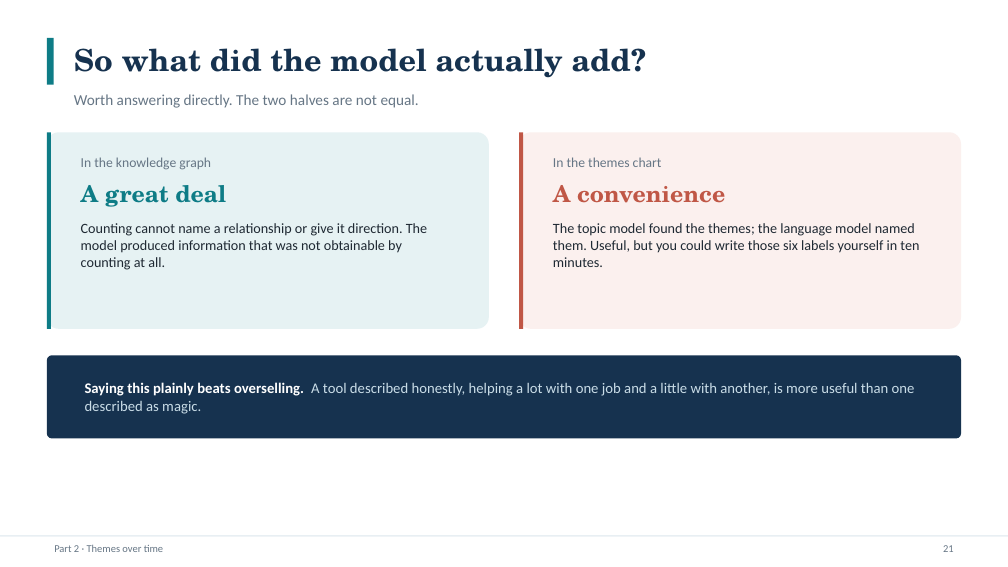
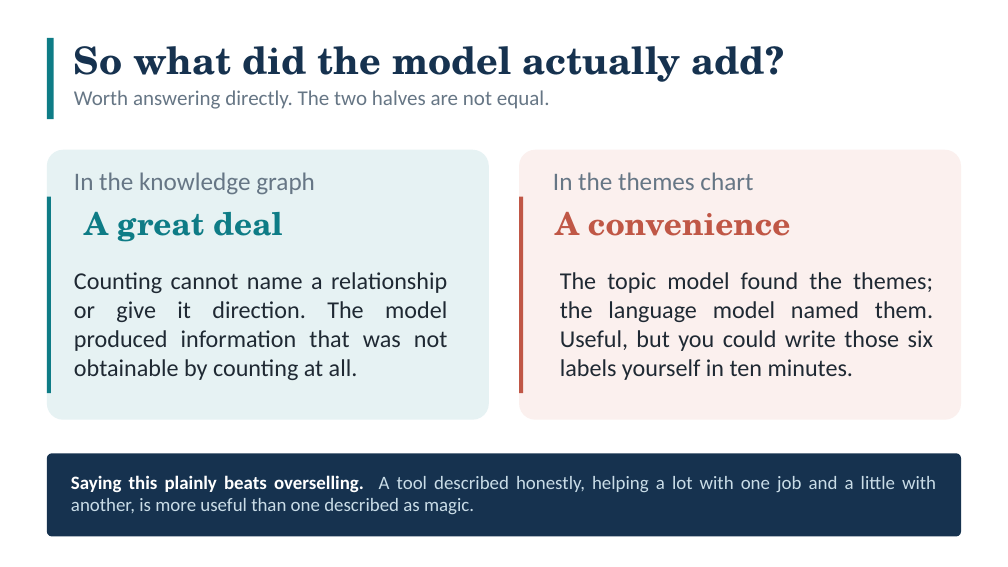
Before and after one commit to smalljosephd/SICSS-Nigeria-2026_LLM_Viz_R, a slide deck: slide 21 of slides/SICSS_LLM_Visualization_Session.pptx. Drawn at 1008x567 pixels with LibreOffice and Linux fonts; fonts in the diff are those of the drawing. Boxes give left, top, right and bottom in pixels: in the first picture for what was removed or moved away, otherwise in the second. Text is boxed around its words. In the diff, an @@ line names an element or a change of style, - is before the commit and + after.

```diff
--- a/slides/SICSS_LLM_Visualization_Session.pptx
+++ b/slides/SICSS_LLM_Visualization_Session.pptx
@@ rectangle resized from (x1=47, y1=38, x2=54, y2=85) to (x1=47, y1=38, x2=54, y2=119) @@
@@ text "So what did the model ..." at (x1=74, y1=46, x2=784, y2=82): size 29 to 36 pt @@
@@ text "Worth answering directly. The two ..." at (x1=74, y1=90, x2=550, y2=109): size 14.5 to 20 pt @@
@@ rounded rectangle resized from (x1=47, y1=132, x2=489, y2=329) to (x1=47, y1=150, x2=489, y2=420) @@
@@ text "In the knowledge graph" at (x1=74, y1=172, x2=315, y2=194): size 13 to 24 pt @@
@@ text "In the knowledge graph" moved from (x1=81, y1=157, x2=211, y2=169) to (x1=74, y1=172, x2=315, y2=194) @@
@@ rounded rectangle resized from (x1=520, y1=132, x2=962, y2=329) to (x1=520, y1=150, x2=962, y2=420) @@
@@ text "In the themes chart" moved from (x1=553, y1=157, x2=662, y2=167) to (x1=553, y1=172, x2=753, y2=190) @@
@@ text "In the themes chart" at (x1=553, y1=172, x2=753, y2=190): size 13 to 24 pt @@
@@ rectangle moved from (x1=47, y1=132, x2=51, y2=329) to (x1=47, y1=197, x2=51, y2=393) @@
@@ text "A great deal" at (x1=84, y1=211, x2=282, y2=242): size 22 to 30 pt @@
@@ text "A great deal" moved from (x1=81, y1=185, x2=226, y2=207) to (x1=84, y1=211, x2=282, y2=242) @@
@@ rectangle moved from (x1=520, y1=132, x2=524, y2=329) to (x1=520, y1=197, x2=524, y2=393) @@
@@ text "A convenience" moved from (x1=553, y1=185, x2=725, y2=203) to (x1=555, y1=212, x2=790, y2=236) @@
@@ text "A convenience" at (x1=555, y1=212, x2=790, y2=236): size 22 to 30 pt @@
@@ text "Counting cannot name a relationship ..." moved from (x1=81, y1=223, x2=427, y2=270) to (x1=74, y1=272, x2=447, y2=380) @@
@@ text "Counting cannot name a relationship ..." at (x1=74, y1=272, x2=447, y2=380): size 13.5 to 23 pt; alignment left to justified @@
@@ text "The topic model found the ..." at (x1=560, y1=272, x2=933, y2=380): size 13.5 to 23 pt; alignment left to justified @@
@@ text "The topic model found the ..." moved from (x1=553, y1=223, x2=919, y2=267) to (x1=560, y1=272, x2=933, y2=380) @@
@@ rounded rectangle moved from (x1=47, y1=355, x2=961, y2=439) to (x1=47, y1=454, x2=961, y2=537) @@
@@ text "Saying this plainly beats overselling. ..." moved from (x1=85, y1=382, x2=915, y2=414) to (x1=71, y1=475, x2=936, y2=514) @@
@@ text "Saying this plainly beats overselling. ..." at (x1=71, y1=475, x2=936, y2=514): size 14 to 18 pt; alignment left to justified @@
@@ rectangle removed at (x1=0, y1=535, x2=1008, y2=537) @@
@@ text removed at (x1=54, y1=545, x2=163, y2=552) @@
-Part 2 · Themes over time
@@ text removed at (x1=943, y1=545, x2=954, y2=552) @@
-21
```
Also in this commit, not shown: 23 other slides changed, 3 other files.
